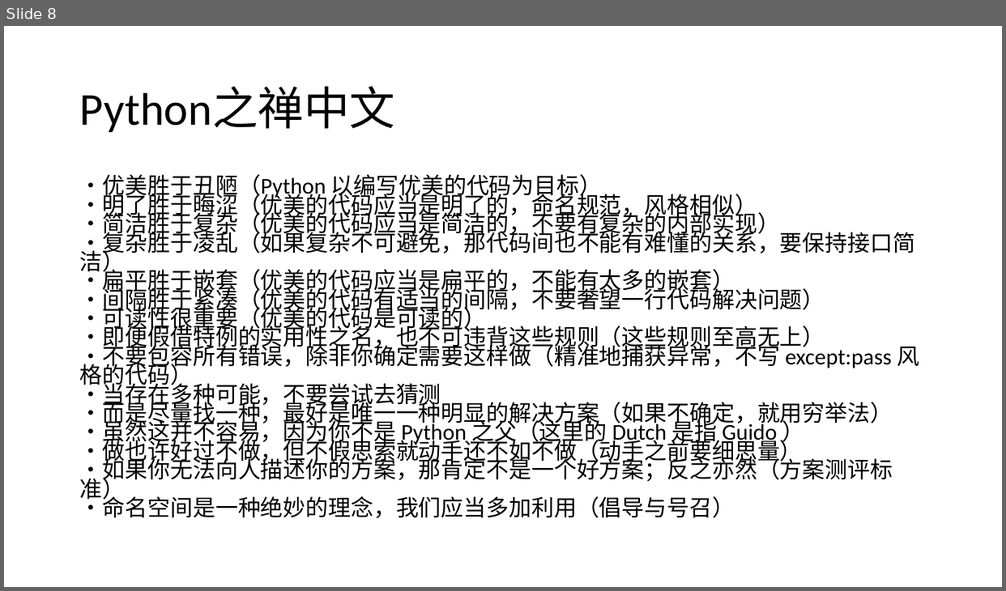
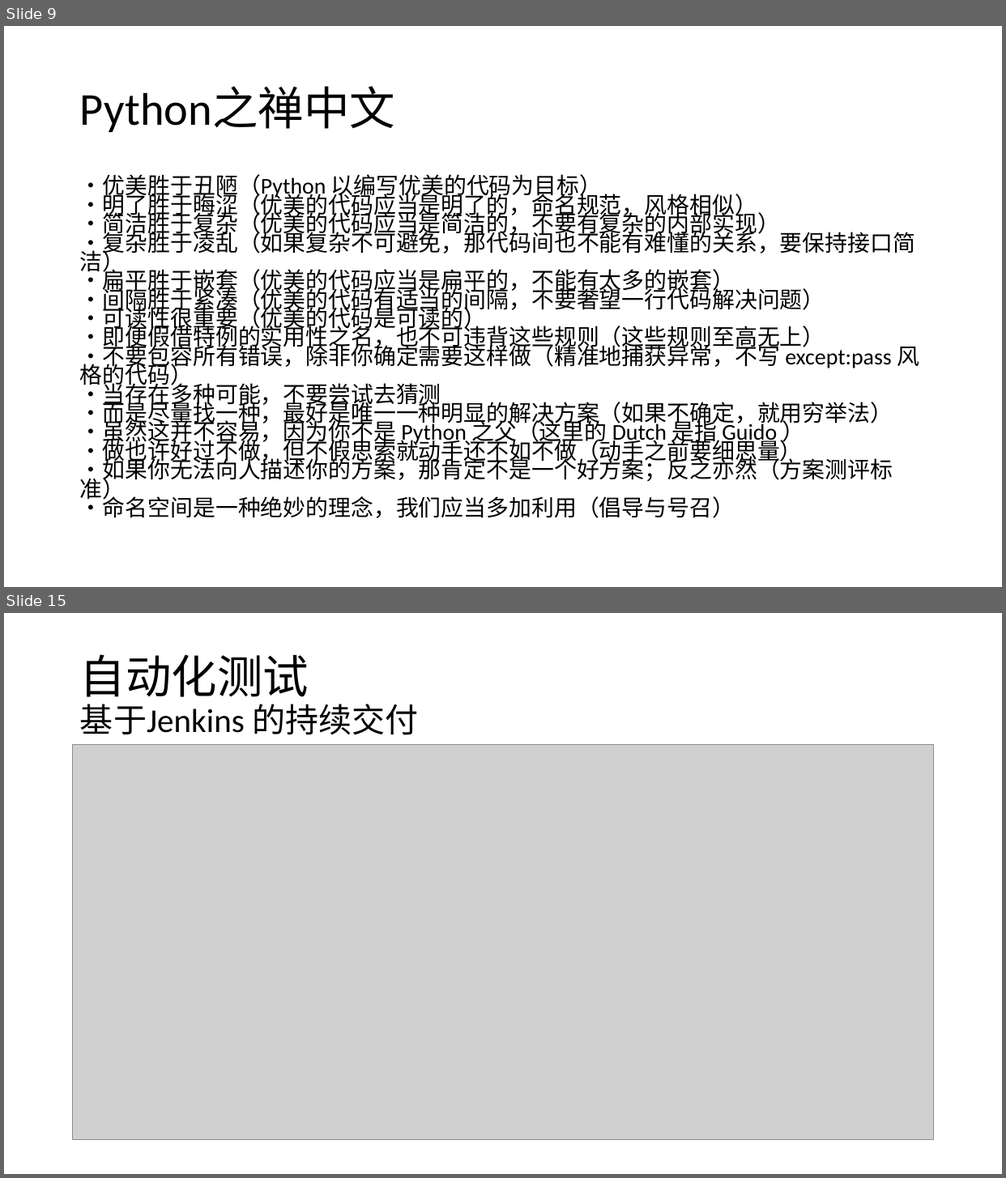
Before and after one commit to gougjp/test_auto, a slide deck: Python和自动化测试.pptx. Shown one above the other, each under a label of ours: slide 8 before the commit, slides 9 and 15 after it; the slides between them are not shown. The pictures are 1006x591 and 1006x1178 pixels, drawn with LibreOffice and Linux fonts; fonts in the diff are those of the drawing; grey boxes stand for pictures. Boxes give left, top, right and bottom in pixels: in the first picture for what was removed or moved away, otherwise in the second. Text is boxed around its words. In the diff, an @@ line names an element or a change of style, - is before the commit and + after.

```diff
--- a/Python和自动化测试.pptx
+++ b/Python和自动化测试.pptx
@@ slide 15 added at [4,613,1002,1174], background #FFFFFF @@
@@ title added at [80,654,418,735], 32 pt, text #000000 @@
+自动化测试
+基于Jenkins 的持续交付
@@ picture added at [73,745,934,1141] @@
@@ what was slide 8 is now slide 9 @@
```
Also in this commit, not shown: 4 slides changed, 6 other slides added.
